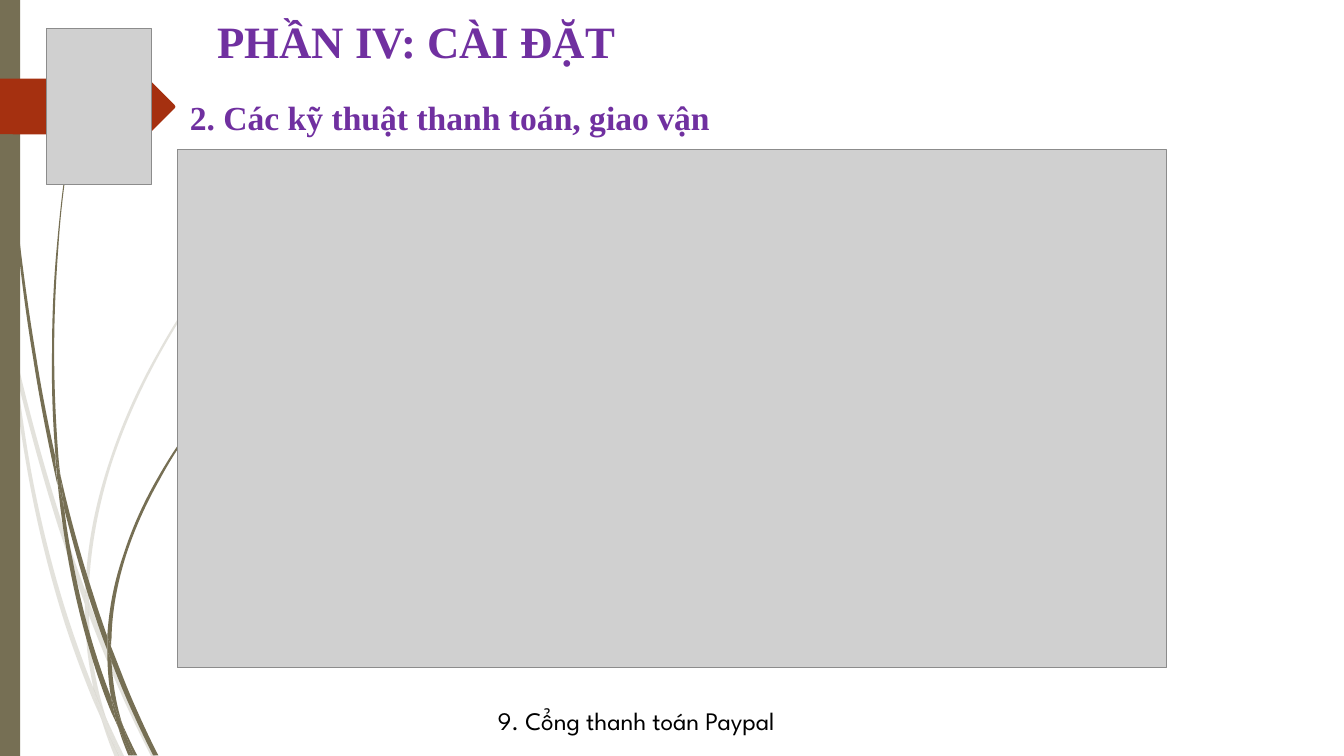
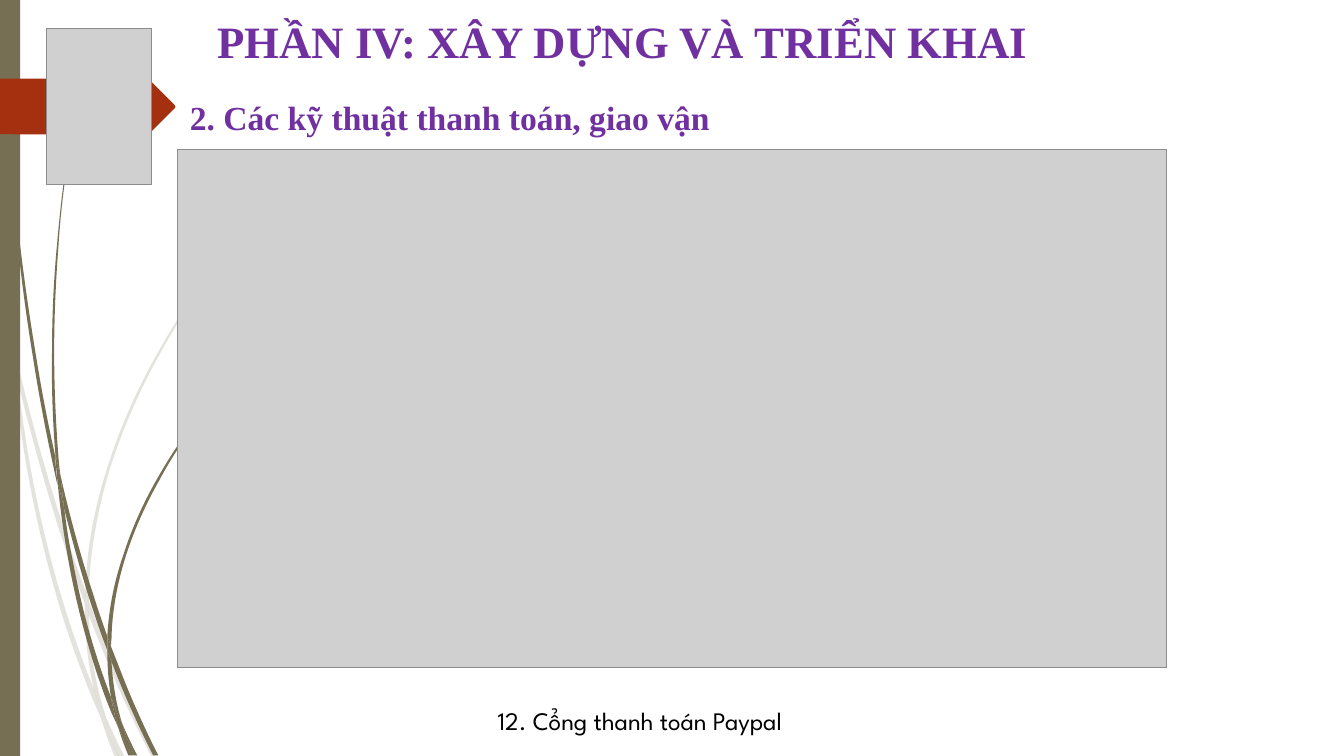
Before and after one commit to thanhgonzalo/datn, a slide deck: slide 13 of Slide.ppt (slide 11 before the commit). Drawn at 1344x756 pixels with LibreOffice and Linux fonts; fonts in the diff are those of the drawing; grey boxes stand for pictures; background and template pictures are left out. Boxes give left, top, right and bottom in pixels: in the first picture for what was removed or moved away, otherwise in the second. Text is boxed around its words. In the diff, an @@ line names an element or a change of style, - is before the commit and + after.

```diff
--- a/Slide.ppt
+++ b/Slide.ppt
@@ text at <box>217,23,1028,67</box>: text changed @@
-PHẦN IV: CÀI ĐẶT
+PHẦN IV: XÂY DỰNG VÀ TRIỂN KHAI
@@ text at <box>498,708,782,736</box>: text changed @@
-9. Cổng thanh toán Paypal
+12. Cổng thanh toán Paypal
```
Also in this commit, not shown: 8 other slides changed, 1 slide added, 1 slide removed.
